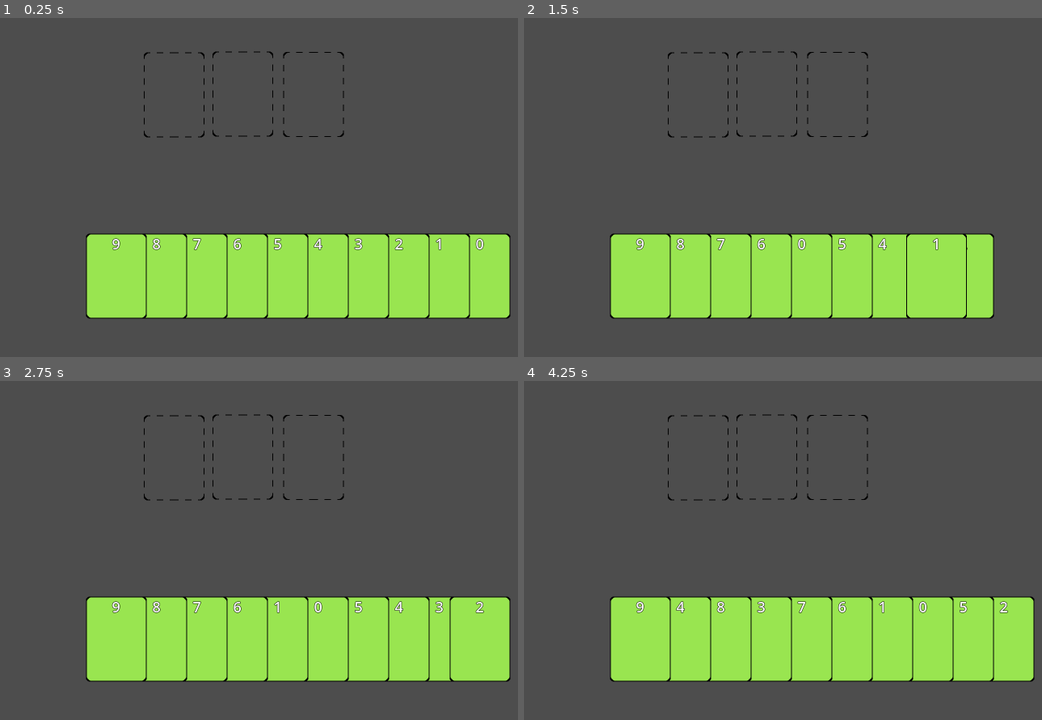
Above: before the commit, frames 1-4 (two rows, left to right).
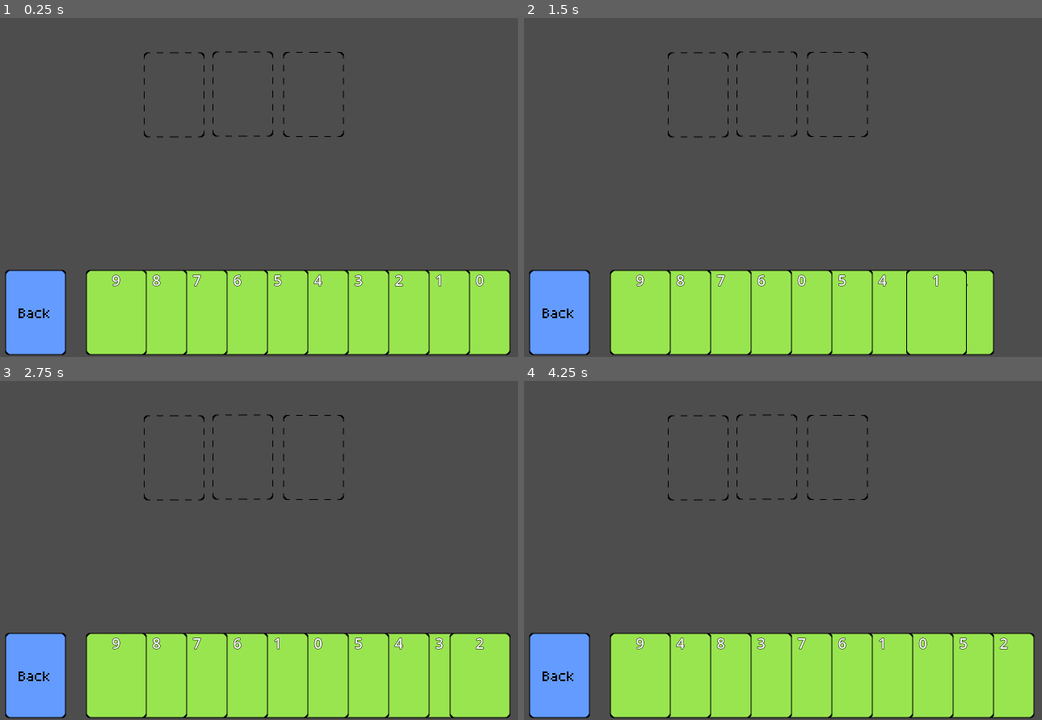
Above: after the commit, the same moments.

Repository: AlanSwenson/deckbuilder
Game: Godot game, scene res://main.tscn
Two runs of this game, one before a commit and one after it. Both use one fixed random seed, a clock stepped at 60 frames per second and the inputs below.
Inputs (mouse positions are in pixels of both pictures, inside the frame that each line leads up to):
- Up to frame 1 (0.25 s): no input
- Up to frame 2 (1.5 s): tap Enter at 0.5 s; drag from (1005, 275) to (803, 275) at 0.52 s; drag from (1005, 275) to (803, 275) at 1.27 s
- Up to frame 3 (2.75 s): move the mouse to (481, 638) at 2.02 s; click (481, 638) at 2.17 s
- Up to frame 4 (4.25 s): tap Space at 2.75 s; drag from (964, 638) to (720, 638) at 2.77 s; drag from (964, 638) to (679, 638) at 3.52 s

The runs differ from the first frame. In frame 1, 22% of the frame differs, in the area x 0-99%, y 63-100%; in frame 2, 20%; in frame 3, 22%; in frame 4, 22%.

Commit message:
reorganize

Diff:
--- a/main.tscn
+++ b/main.tscn
@@ -1,8 +1,14 @@
-[gd_scene load_steps=4 format=3 uid="uid://chixb0wso8nu8"]
+[gd_scene load_steps=8 format=3 uid="uid://chixb0wso8nu8"]
 
-[ext_resource type="Script" uid="uid://fqnicuhsiixx" path="res://CardManager.gd" id="1_0xm2m"]
+[ext_resource type="Script" uid="uid://fqnicuhsiixx" path="res://scripts/CardManager.gd" id="1_0xm2m"]
 [ext_resource type="PackedScene" uid="uid://biyfjgryh0vy1" path="res://scenes/CardSlot.tscn" id="3_h2yge"]
-[ext_resource type="Script" uid="uid://c4soc5y2d1gor" path="res://PlayerHand.gd" id="4_1bvp3"]
+[ext_resource type="Script" uid="uid://c4soc5y2d1gor" path="res://scripts/PlayerHand.gd" id="4_1bvp3"]
+[ext_resource type="Script" uid="uid://c0abjvsmtgrn1" path="res://scripts/Deck.gd" id="4_7mycd"]
+[ext_resource type="Texture2D" uid="uid://bagx7xvwq10t4" path="res://assets/art/cards/CardBack.png" id="4_lquwl"]
+[ext_resource type="Script" uid="uid://dk7tvi3rjxdqw" path="res://scripts/InputManager.gd" id="6_272bh"]
+
+[sub_resource type="RectangleShape2D" id="RectangleShape2D_7mycd"]
+size = Vector2(148, 209)
 
 [node name="Main" type="Node2D"]
 
@@ -23,3 +29,19 @@
 
 [node name="PlayerHand" type="Node2D" parent="."]
 script = ExtResource("4_1bvp3")
+
+[node name="Deck" type="Node2D" parent="."]
+position = Vector2(150, 890)
+script = ExtResource("4_7mycd")
+
+[node name="Sprite2D" type="Sprite2D" parent="Deck"]
+texture = ExtResource("4_lquwl")
+
+[node name="Area2D" type="Area2D" parent="Deck"]
+
+[node name="CollisionShape2D" type="CollisionShape2D" parent="Deck/Area2D"]
+position = Vector2(0, -0.5)
+shape = SubResource("RectangleShape2D_7mycd")
+
+[node name="InputManager" type="Node2D" parent="."]
+script = ExtResource("6_272bh")
--- a/scenes/Card.tscn
+++ b/scenes/Card.tscn
@@ -1,6 +1,6 @@
 [gd_scene load_steps=4 format=3 uid="uid://b8bgpp1c4vvpj"]
 
-[ext_resource type="Texture2D" uid="uid://bycdp0u1m12jr" path="res://art/cards/BlankCard.png" id="1_dd2wi"]
+[ext_resource type="Texture2D" uid="uid://bycdp0u1m12jr" path="res://assets/art/cards/BlankCard.png" id="1_dd2wi"]
 [ext_resource type="Script" uid="uid://c2ex7y0ya7sm3" path="res://scenes/Card.gd" id="1_tgmmg"]
 
 [sub_resource type="RectangleShape2D" id="RectangleShape2D_ig7tw"]
--- a/scenes/CardSlot.tscn
+++ b/scenes/CardSlot.tscn
@@ -1,7 +1,7 @@
 [gd_scene load_steps=4 format=3 uid="uid://biyfjgryh0vy1"]
 
-[ext_resource type="Texture2D" uid="uid://cnmdfp830yaqt" path="res://art/cards/CardSlot.png" id="1_5tl20"]
-[ext_resource type="Script" uid="uid://cpsbys1gtlaa1" path="res://CardSlot.gd" id="1_mt86f"]
+[ext_resource type="Texture2D" uid="uid://cnmdfp830yaqt" path="res://assets/art/cards/CardSlot.png" id="1_5tl20"]
+[ext_resource type="Script" uid="uid://cpsbys1gtlaa1" path="res://scripts/CardSlot.gd" id="1_mt86f"]
 
 [sub_resource type="RectangleShape2D" id="RectangleShape2D_mt86f"]
 size = Vector2(149, 210)
--- /dev/null
+++ b/scripts/Deck.gd
@@ -0,0 +1 @@
+extends Node2D
--- /dev/null
+++ b/scripts/InputManager.gd
@@ -0,0 +1 @@
+extends Node2D
--- a/PlayerHand.gd
+++ b/scripts/PlayerHand.gd
@@ -3,7 +3,7 @@
 const HAND_COUNT = 10
 const CARD_SCENE_PATH = "res://scenes/Card.tscn"
 const CARD_WIDTH = 100
-const HAND_Y_POSITION = 800
+const HAND_Y_POSITION = 890
 
 var player_hand = []
 var center_screen_x
Renamed: art/cards/BlankCard.png -> assets/art/cards/BlankCard.png
Renamed: art/cards/CardBack.png -> assets/art/cards/CardBack.png
Renamed: art/cards/CardSlot.png -> assets/art/cards/CardSlot.png
Renamed: CardManager.gd -> scripts/CardManager.gd
Renamed: CardSlot.gd -> scripts/CardSlot.gd
